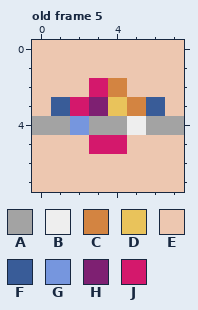
Pixel-art file, stored at td/assets/enemies.aseprite. The picture above was drawn from the file before the commit.
8x8 pixels, 6 frames. Shown: old frame 5. The commit also changed other frames, which this record leaves out.
Visible layers, top first: "sprite", "Background".
Palette (. is transparent): A #a3a3a3  B #eeeeee  C #d38441  D #e9c35b  E #edc7b0  F #395c98  G #7696de  H #7e2072  J #d4186c
Pixels before, old frame 5, first column x 0:
0 EEEEEEEE
1 EEEEEEEE
2 EEEJCEEE
3 EFJHDCFE
4 AAGAABAA
5 EEEJJEEE
6 EEEEEEEE
7 EEEEEEEE
Once edited:
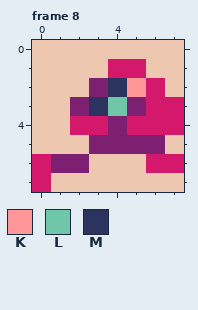
Colours new in this view: K #ff9798  L #70c6a9  M #2b335f
A new or re-ordered frame is compared with the old frame closest to it.
Changes in this commit:
{"change": "frames 6 -> 12"}
{"where": "frame 8 is new; against old frame 5, layer \"sprite\""}
{"frame":8,"y":1,"x":4,"old":"EE","new":"JJ"}
{"frame":8,"y":2,"x":3,"old":"JCEE","new":"HMKJ"}
{"frame":8,"y":3,"x":1,"old":"FJHDCFE","new":"EHMLHJJ"}
{"frame":8,"y":4,"x":0,"old":"AAGAABAA","new":"EEJJHJJJ"}
{"frame":8,"y":5,"x":3,"old":"JJEE","new":"HHHH"}
{"frame":8,"y":6,"x":0,"old":"EEE","new":"JHH"}
{"frame":8,"y":6,"x":6,"old":"EE","new":"JJ"}
{"frame":8,"y":7,"x":0,"old":"E","new":"J"}
{"label":"changed","picture_box":[32,59,184,192]}
